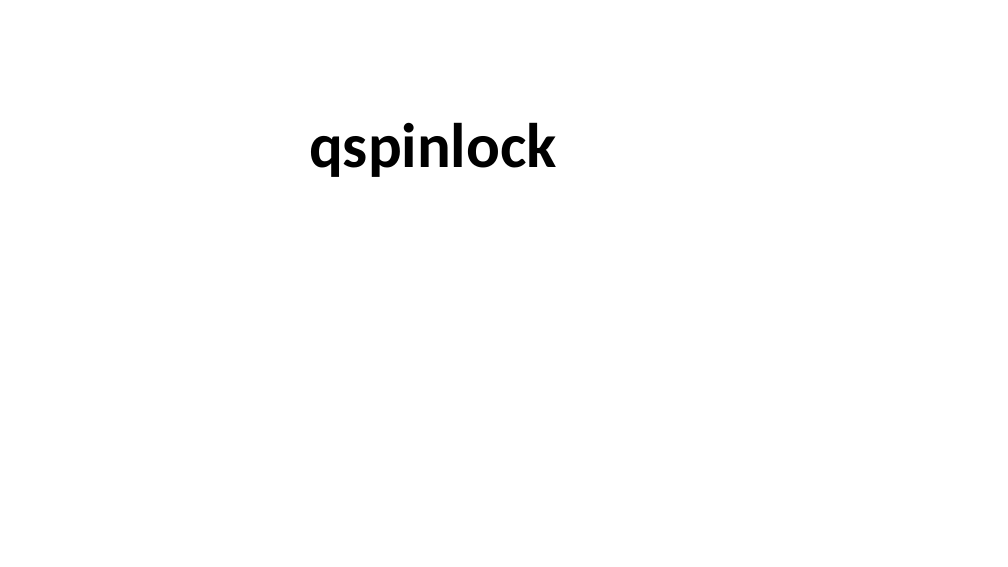
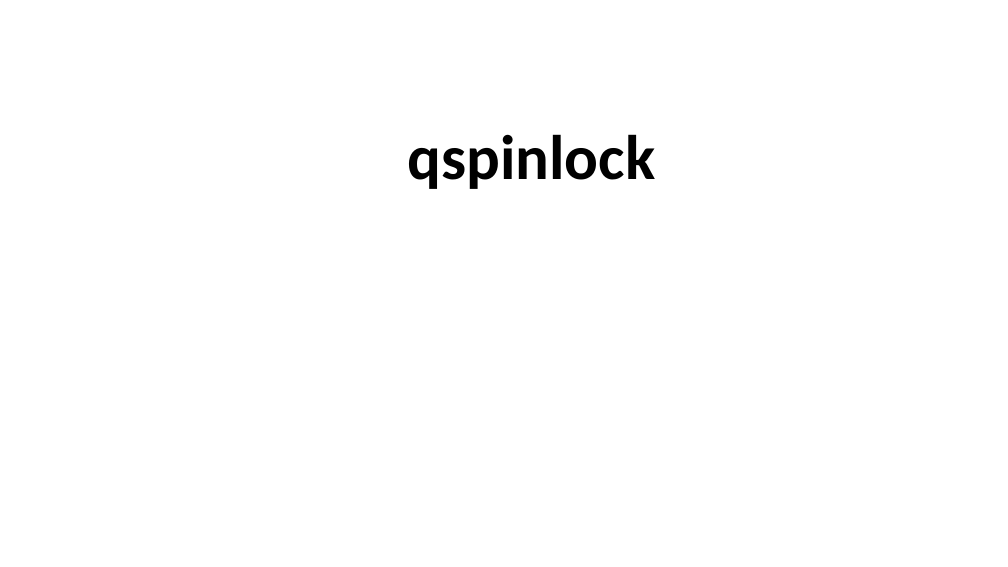
Before and after one commit to GoKo-Son626/spinlock, a slide deck: slide 1 of qspinlock.pptx. Drawn at 1008x567 pixels with LibreOffice and Linux fonts; fonts in the diff are those of the drawing. Boxes give left, top, right and bottom in pixels: in the first picture for what was removed or moved away, otherwise in the second. Text is boxed around its words. In the diff, an @@ line names an element or a change of style, - is before the commit and + after.

```diff
--- a/qspinlock.pptx
+++ b/qspinlock.pptx
@@ title "qspinlock": place and size @@
-title "qspinlock" at <box>309,122,557,177</box>
+title "qspinlock" at <box>408,134,656,189</box>
```
Also in this commit, not shown: 2 other slides changed.
